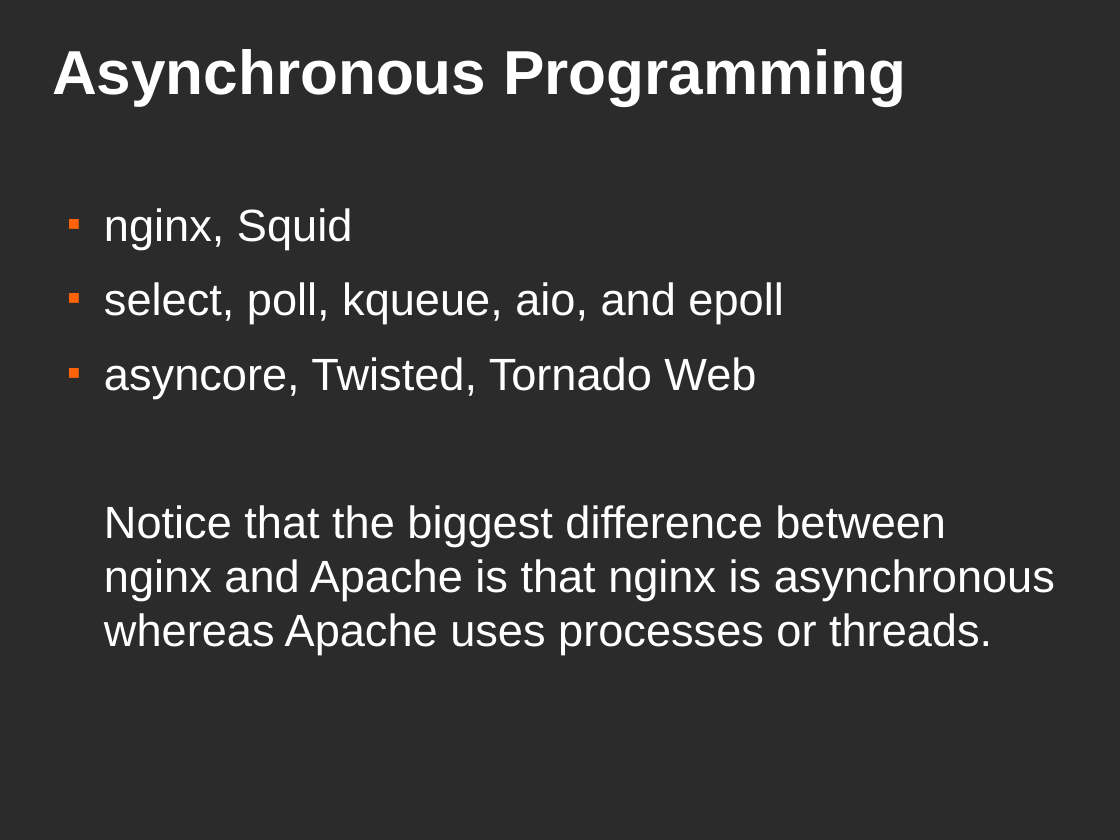
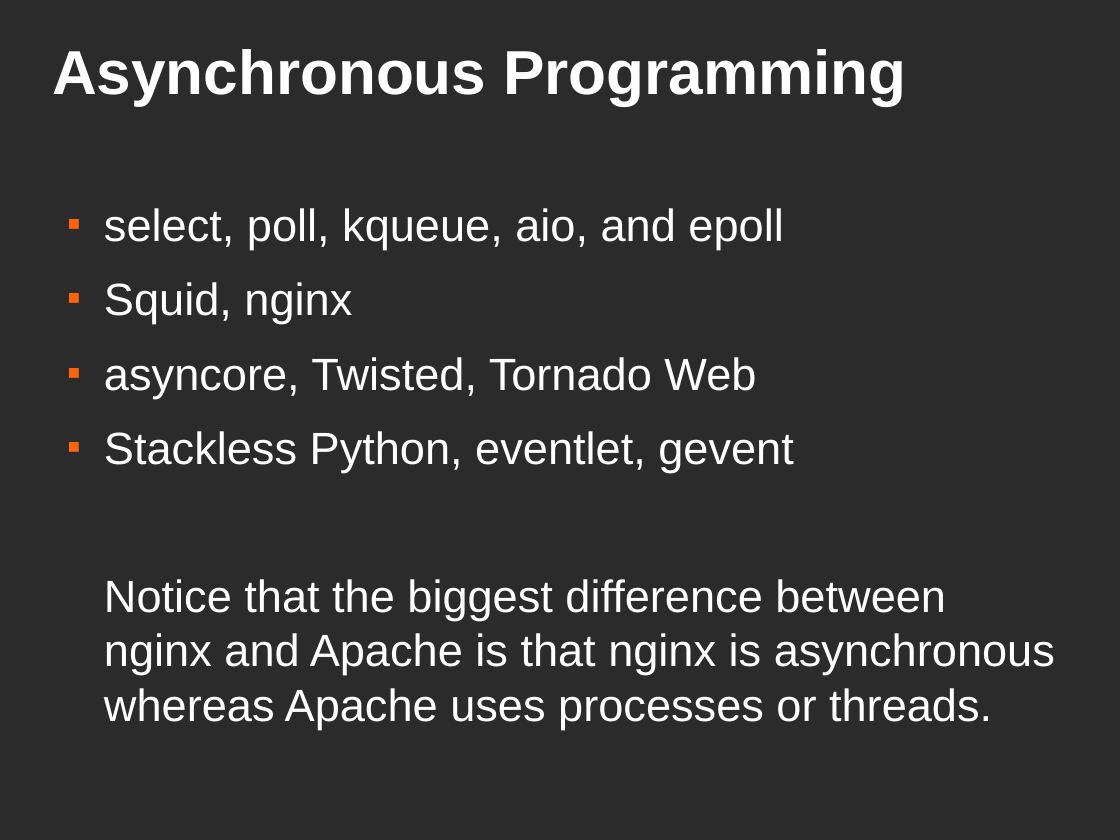
Before and after one commit to jjinux/concurrency-200912, a slide deck: slide 26 of slides.odp. Drawn at 1120x840 pixels with LibreOffice and Linux fonts; fonts in the diff are those of the drawing; background and template pictures are left out; a plain dark background stands for a picture behind light text. Boxes give left, top, right and bottom in pixels: in the first picture for what was removed or moved away, otherwise in the second. Text is boxed around its words. In the diff, an @@ line names an element or a change of style, - is before the commit and + after.

```diff
--- a/slides.odp
+++ b/slides.odp
@@ text at (104, 208, 352, 250): paragraph removed @@
-■ nginx, Squid
@@ text at (104, 282, 352, 324): paragraph added @@
+■ Squid, nginx
@@ text at (104, 431, 794, 472): paragraph added @@
+■ Stackless Python, eventlet, gevent
```
Also in this commit, not shown: 12 other slides changed, 1 other file.
